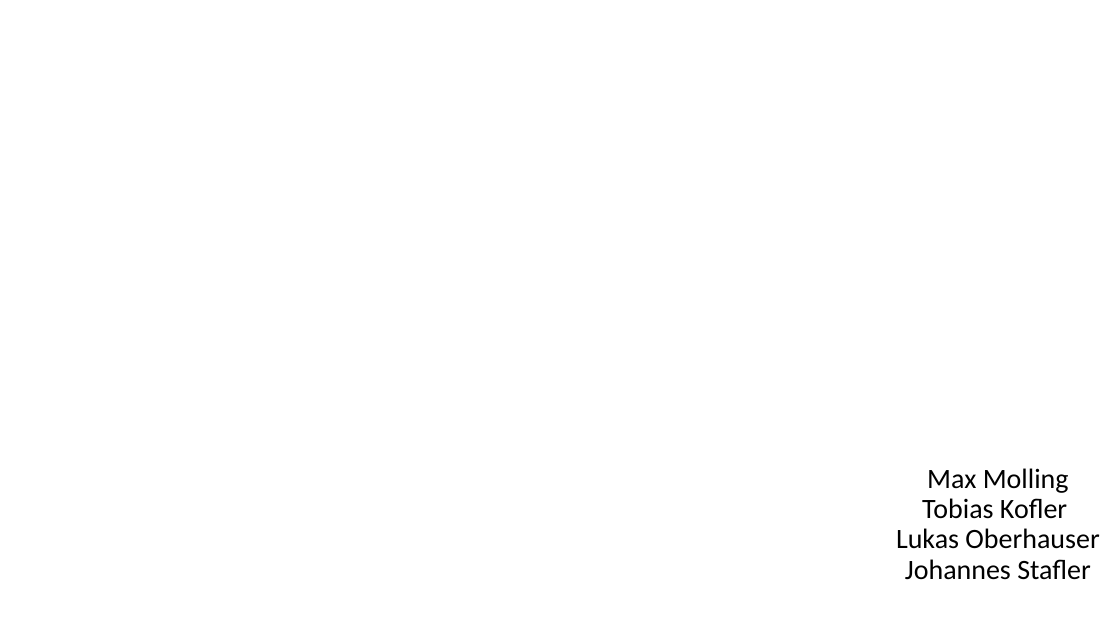
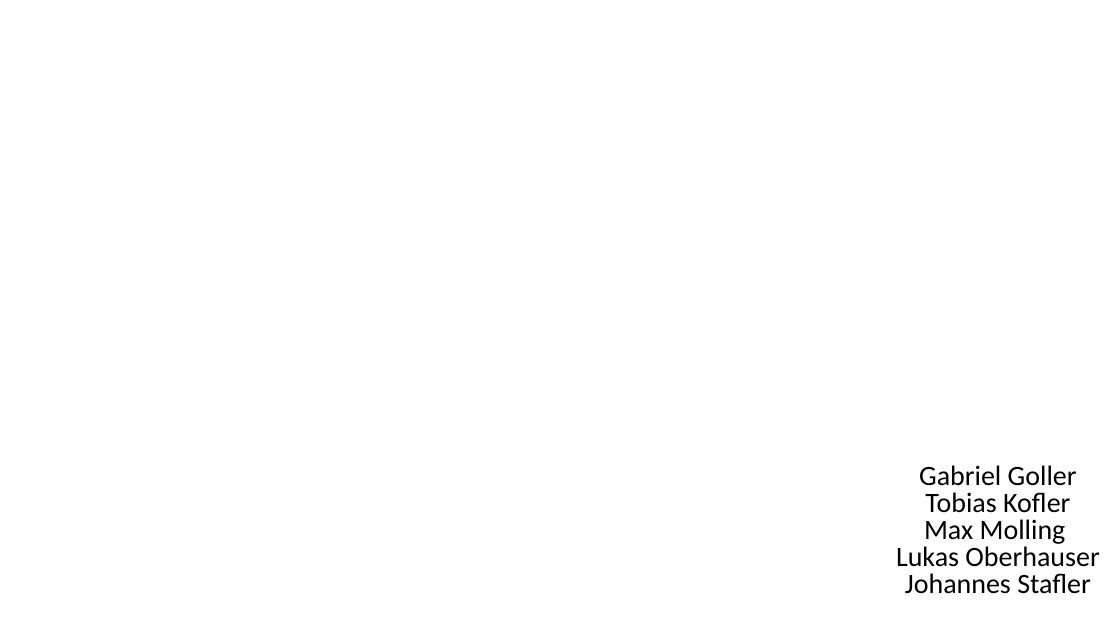
Before and after one commit to PK-Sterzing/bindingofnewton, a slide deck: slide 1 of docs/Final Binding of Newton.pptx. Drawn at 1120x630 pixels with LibreOffice and Linux fonts; fonts in the diff are those of the drawing; background and template pictures are left out. Boxes give left, top, right and bottom in pixels: in the first picture for what was removed or moved away, otherwise in the second. Text is boxed around its words. In the diff, an @@ line names an element or a change of style, - is before the commit and + after.

```diff
--- a/docs/Final Binding of Newton.pptx
+++ b/docs/Final Binding of Newton.pptx
@@ subtitle at box(896, 465, 1099, 594): text changed @@
-Max Molling Tobias Kofler Lukas Oberhauser Johannes Stafler
+Gabriel Goller
+Tobias Kofler
+Max Molling
+Lukas Oberhauser Johannes Stafler
```
Also in this commit, not shown: 4 other slides changed, 3 other files.
